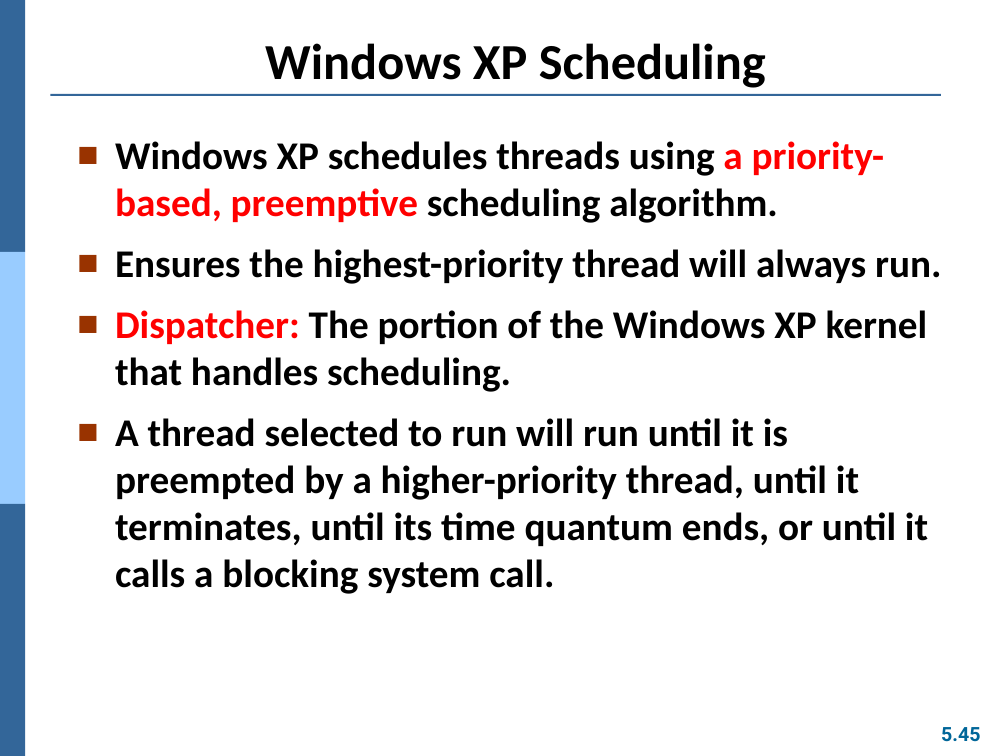
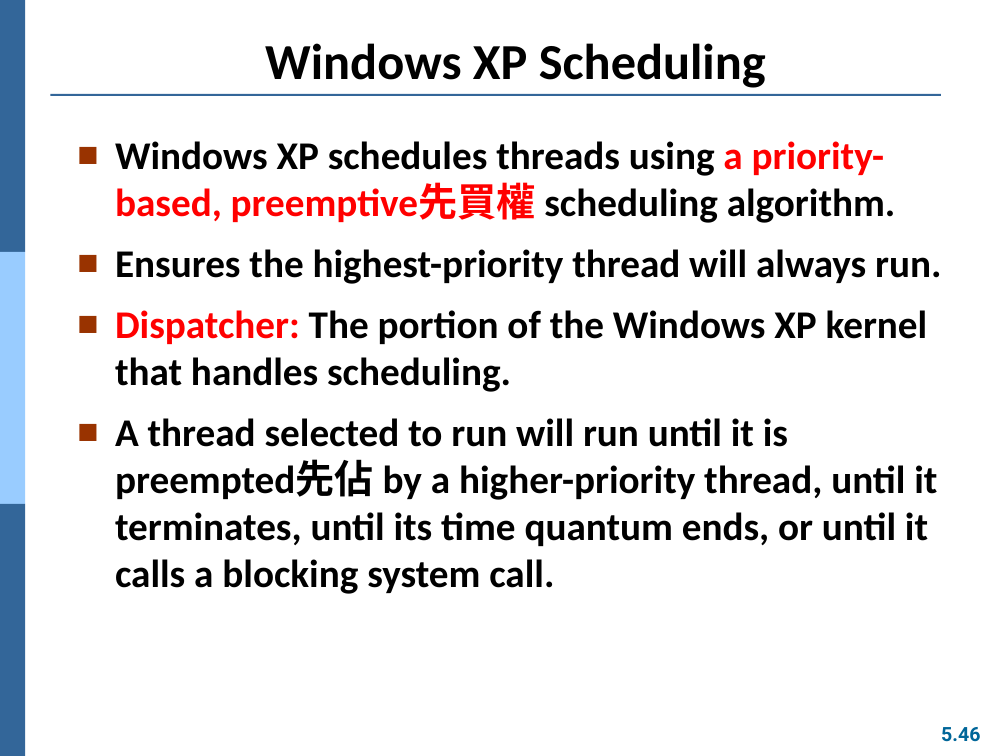
Before and after one commit to Yang09701194/OS_Learning, a slide deck: slide 46 of ch05.pptx (slide 45 before the commit). Drawn at 1008x756 pixels with LibreOffice and Linux fonts; fonts in the diff are those of the drawing. Boxes give left, top, right and bottom in pixels: in the first picture for what was removed or moved away, otherwise in the second. Text is boxed around its words. In the diff, an @@ line names an element or a change of style, - is before the commit and + after.

```diff
--- a/ch05.pptx
+++ b/ch05.pptx
@@ text at bbox=[115, 141, 896, 223]: text changed @@
-■ Windows XP schedules threads using a priority-based, preemptive scheduling algorithm.
+■ Windows XP schedules threads using a priority-based, preemptive先買權 scheduling algorithm.
@@ text at bbox=[115, 418, 937, 594]: text changed @@
-■ A thread selected to run will run until it is preempted by a higher-priority thread, until it terminates, until its time quantum ends, or until it calls a blocking system call.
+■ A thread selected to run will run until it is preempted先佔 by a higher-priority thread, until it terminates, until its time quantum ends, or until it calls a blocking system call.
@@ page number at bbox=[941, 727, 980, 742]: text changed @@
-5.45
+5.46
```
Also in this commit, not shown: 18 other slides changed, 1 slide added.
